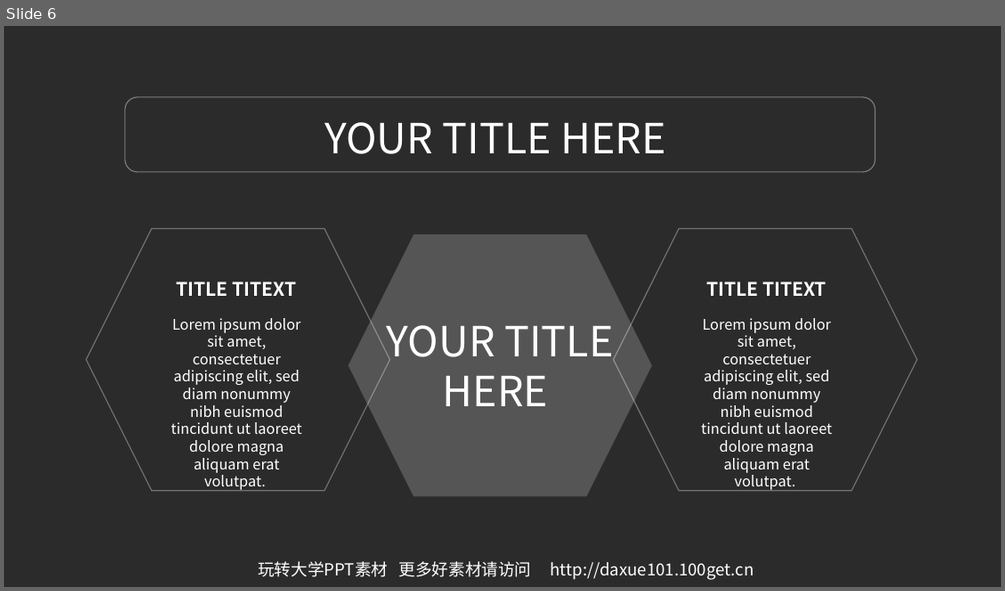
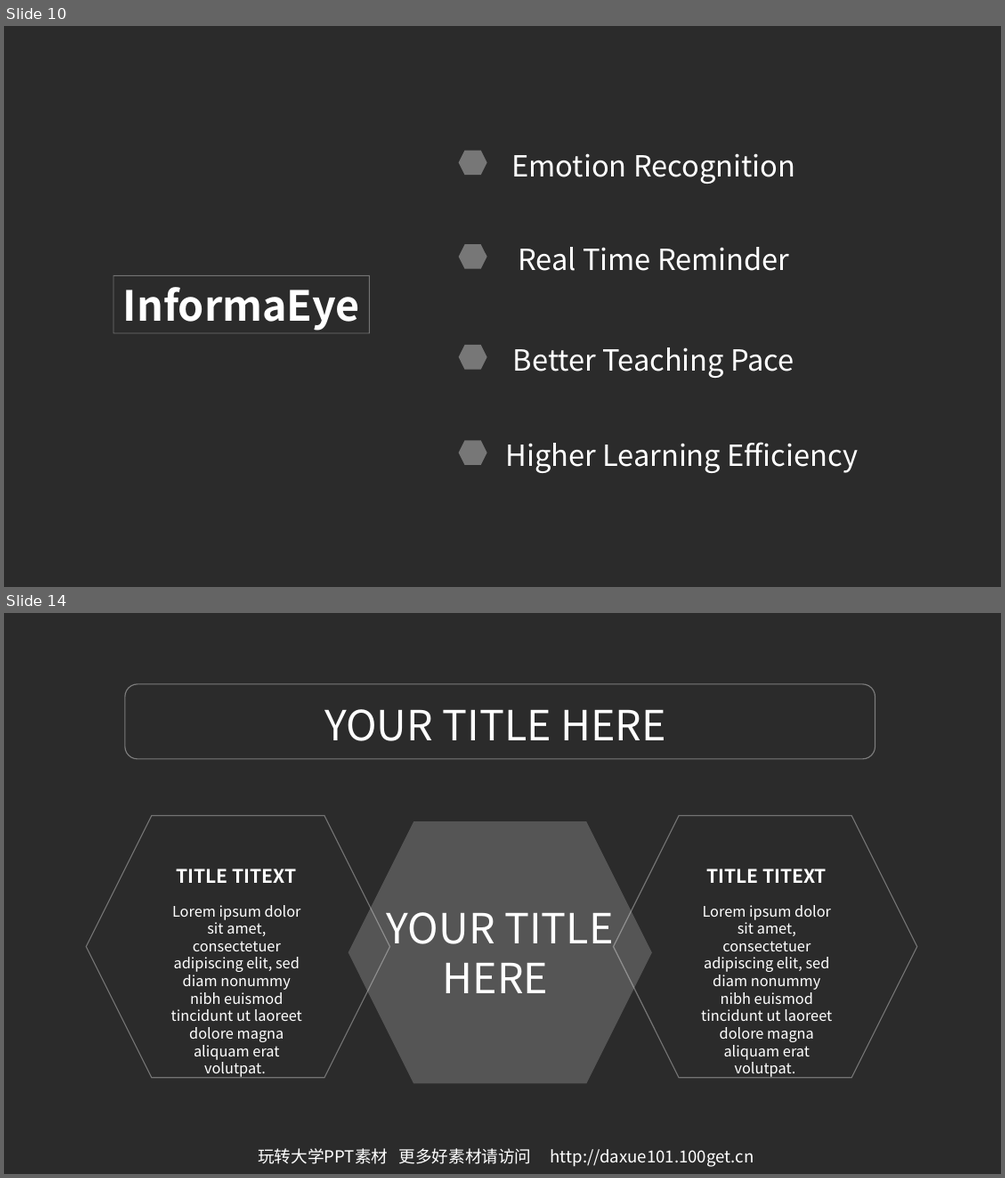
Before and after one commit to JengTallis/ECJam-1, a slide deck: 03.玩转大学PPT高档模板-IOS风格简约蓝ppt模板.ppt. Shown one above the other, each under a label of ours: slide 6 before the commit, slides 10 and 14 after it; the slides between them are not shown. The pictures are 1005x591 and 1005x1178 pixels, drawn with LibreOffice and Linux fonts; fonts in the diff are those of the drawing; background and template pictures are left out; a plain dark background stands for a picture behind light text. Boxes give left, top, right and bottom in pixels: in the first picture for what was removed or moved away, otherwise in the second. Text is boxed around its words. In the diff, an @@ line names an element or a change of style, - is before the commit and + after.

```diff
--- a/03.玩转大学PPT高档模板-IOS风格简约蓝ppt模板.ppt
+++ b/03.玩转大学PPT高档模板-IOS风格简约蓝ppt模板.ppt
@@ slide 10 added at bbox=[4, 26, 1001, 587], background picture (left out) @@
@@ hexagon added at bbox=[458, 150, 486, 175], fill #FFFFFF at 36% opacity @@
@@ text added at bbox=[511, 153, 795, 184], 28 pt, text #FFFFFF @@
+Emotion Recognition
@@ hexagon added at bbox=[458, 244, 486, 269], fill #FFFFFF at 36% opacity @@
@@ text added at bbox=[518, 247, 789, 271], 28 pt, text #FFFFFF @@
+Real Time Reminder
@@ rectangle added at bbox=[113, 275, 369, 333], outline #FFFFFF 0.74 pt, 40 pt, text #FFFFFF, bold @@
+InformaEye
@@ hexagon added at bbox=[458, 345, 486, 369], fill #FFFFFF at 36% opacity @@
@@ text added at bbox=[513, 347, 794, 378], 28 pt, text #FFFFFF @@
+Better Teaching Pace
@@ hexagon added at bbox=[458, 440, 486, 465], fill #FFFFFF at 36% opacity @@
@@ text added at bbox=[505, 442, 858, 473], 28 pt, text #FFFFFF @@
+Higher Learning Efficiency
@@ what was slide 6 is now slide 14 @@
```
Also in this commit, not shown: 5 slides changed, 12 other slides added, 4 slides removed, 1 other file.
